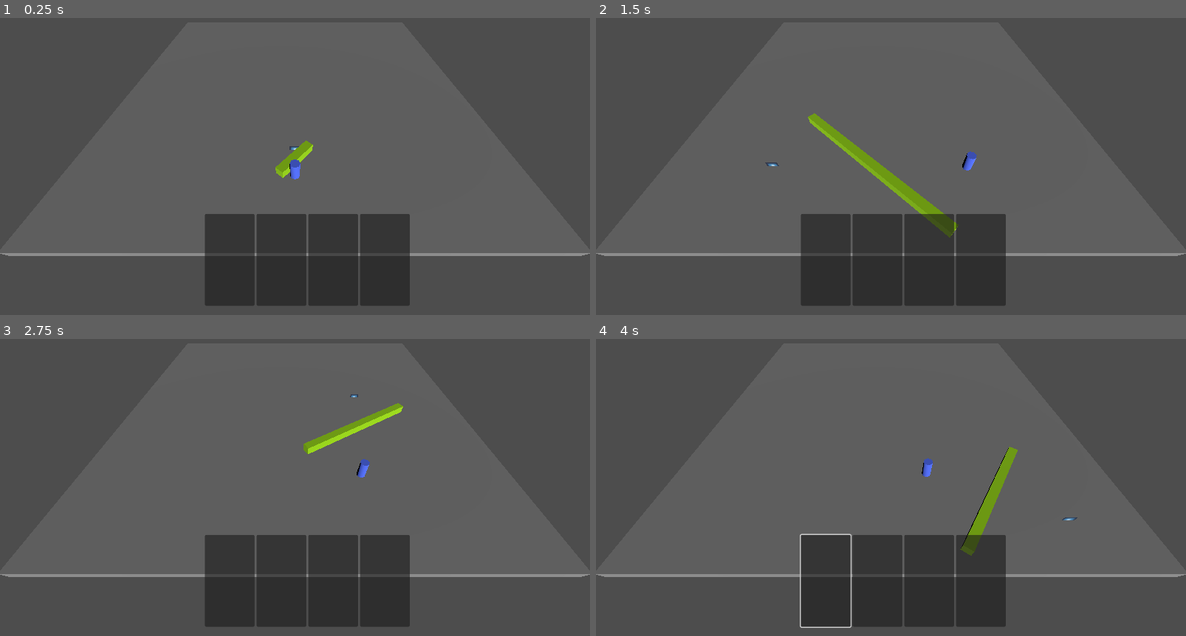
Above: before the commit, frames 1-4 (two rows, left to right).
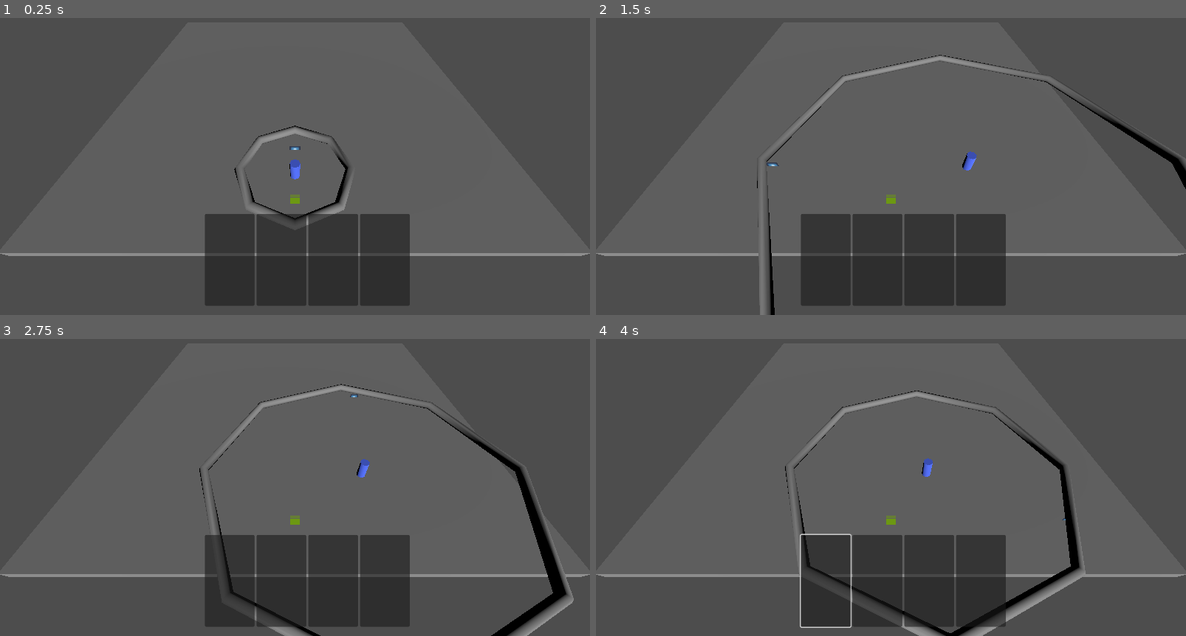
Above: after the commit, the same moments.

Repository: ValorZard/Priyanka-outdated
Game: Godot game, scene res://GameBoard/test_scene.tscn
Same seed, same stepped clock (60 frames per second), same inputs: the game is played once before the commit and once after it. The engine's default icon, where the game draws it, is replaced by a stand-in: a white triangle on a blue panel in a dark square.
Inputs (mouse positions are in pixels of both pictures, inside the frame that each line leads up to):
- Up to frame 1 (0.25 s): no input
- Up to frame 2 (1.5 s): tap Enter (ui_accept) at 0.5, 0.77 s; move the mouse to (1020, 133) at 0.52 s; hold Right (ui_right) 0.53-1.28 s; click (1020, 133) at 0.6 s; move the mouse to (773, 166) at 1.27 s; hold Down (ui_down) from 1.28 s (still down); click (773, 166) at 1.35 s
- Up to frame 3 (2.75 s): tap Enter (ui_accept) at 1.52 s; move the mouse to (354, 398) at 2.02 s; release Down (ui_down) at 2.03 s; hold Right (ui_right) from 2.03 s (still down); click (354, 398) at 2.1 s
- Up to frame 4 (4 s): move the mouse to (861, 537) at 2.77 s; release Right (ui_right) at 2.78 s; hold Up (ui_up) 2.78-3.53 s; click (861, 537) at 2.85 s; tap Enter (ui_accept) at 3.02, 3.77 s; move the mouse to (1068, 520) at 3.52 s; hold Left (ui_left) from 3.53 s (still down); click (1068, 520) at 3.6 s

The runs differ from the first frame. In frame 1, 1.0% of the frame differs, in the area x 39-60%, y 36-70%; in frame 2, 3.0%; in frame 3, 3.5%; in frame 4, 3.7%, in the area x 32-83%, y 17-100%.

Commit message:
added UI elements

Diff:
--- a/GameBoard/GameBoard.gd
+++ b/GameBoard/GameBoard.gd
@@ -5,7 +5,8 @@
 
 var mouse_button_clicked : bool = false
 var current_cursor_position : Vector3 = Vector3.ZERO
-var character_movement_speed : float = 7.5
+@export var character_movement_speed : float = 7.5
+@export var character_ui_circle_width : float = 1
 
 # Called when the node enters the scene tree for the first time.
 func _ready():
@@ -20,6 +21,20 @@
 		#print("Mouse Motion at: ", event.position)
 		pass
 
+# generate "line" between cursor and player for UI purposes
+# NOTE: Doesn't currently work properly, rotation is a bit jank
+func render_placement_line(cursor_position : Vector3):
+	$BoxLine.position = ($CharacterUnit.position + cursor_position) / 2
+	$BoxLine.width = ($CharacterUnit.position - cursor_position).length()
+	$BoxLine.rotation.y = $CharacterUnit.position.angle_to(cursor_position)
+
+# generate UI Circle around the player to show maximum distance it can go
+func render_character_ui_circle(cursor_position : Vector3):
+	$CharacterUICircle.position = $CharacterUnit.position
+	$CharacterUICircle.inner_radius = ($CharacterUnit.position - cursor_position).length()
+	# add a bit of a buffer to the outer radius so it isn't messed up
+	$CharacterUICircle.outer_radius = ($CharacterUnit.position - cursor_position).length() + character_ui_circle_width
+
 # Called every frame. 'delta' is the elapsed time since the previous frame.
 func _physics_process(delta):
 	# code taken from https://docs.godotengine.org/en/stable/tutorials/physics/ray-casting.html
@@ -28,7 +43,7 @@
 	var camera3d = $Camera3D
 	var from = camera3d.project_ray_origin(get_viewport().get_mouse_position())
 	var to = from + camera3d.project_ray_normal(get_viewport().get_mouse_position()) * RAY_LENGTH
-	# actually create the raycast and check for overlaps
+	# actually create the raycast and check for overlaps with the gameboard to know where to locate the cursor
 	var space_state = get_world_3d().direct_space_state
 	var query = PhysicsRayQueryParameters3D.create(from, to)
 	var result : Dictionary = space_state.intersect_ray(query)
@@ -37,11 +52,8 @@
 		$Cursor.position = result["position"]
 		# only want to actually set the cursor position on click
 		if Input.is_action_just_released("left_mouse_click"):
-			current_cursor_position = result["position"]
-		# generate "line" between cursor and player for UI purposes
-		$BoxLine.position = ($CharacterUnit.position + result["position"]) / 2
-		$BoxLine.width = ($CharacterUnit.position - result["position"]).length()
-		$BoxLine.rotation.y = $CharacterUnit.position.angle_to(result["position"])
-
+			current_cursor_position = $Cursor.position
+		#render_placement_line($Cursor.position)
+		render_character_ui_circle($Cursor.position)
 	if current_cursor_position != Vector3.ZERO:
 		$CharacterUnit.position = $CharacterUnit.position.move_toward(current_cursor_position, character_movement_speed * delta)
--- a/GameBoard/test_scene.tscn
+++ b/GameBoard/test_scene.tscn
@@ -33,3 +33,5 @@
 
 [node name="BoxLine" type="CSGBox3D" parent="."]
 material = SubResource("StandardMaterial3D_pp4sk")
+
+[node name="CharacterUICircle" type="CSGTorus3D" parent="."]
